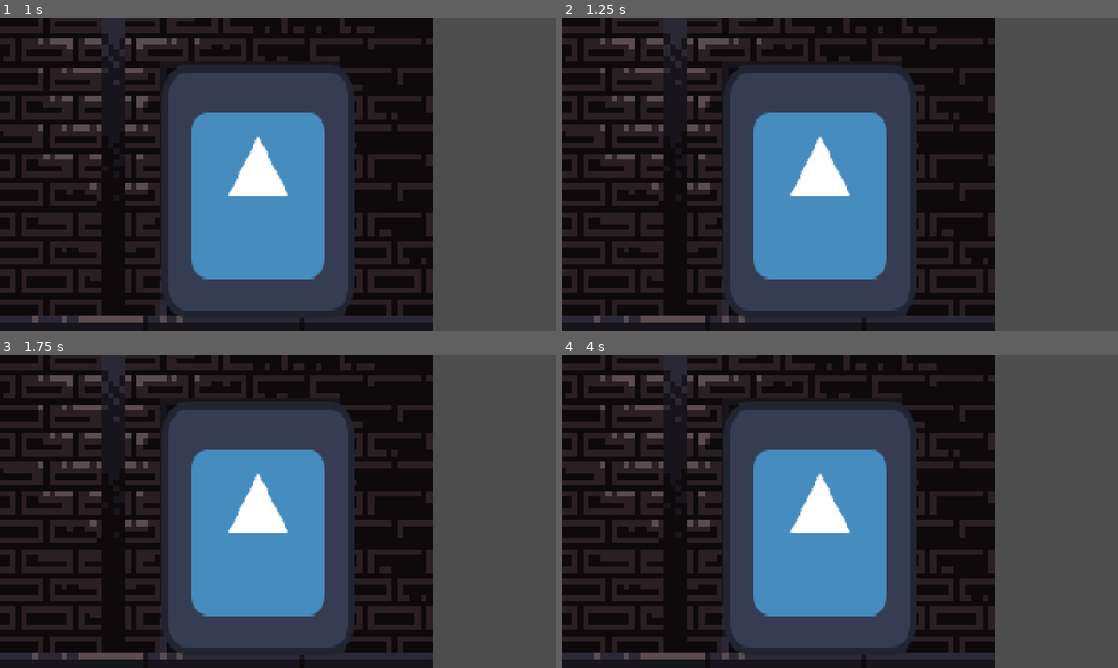
Above: before the commit, frames 1-4 (two rows, left to right).
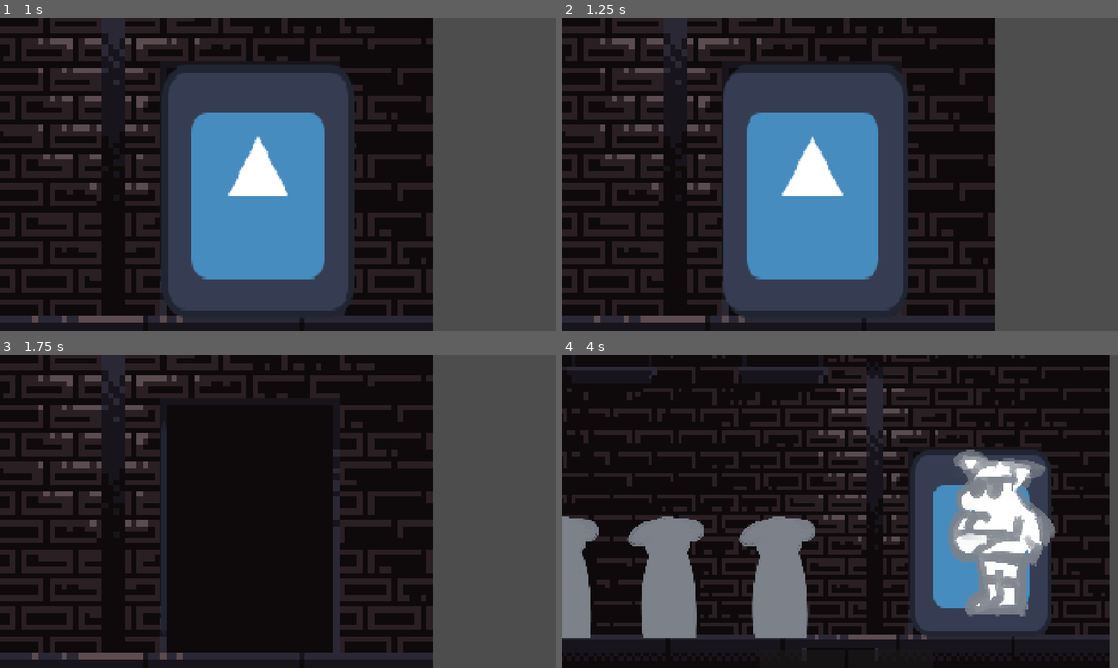
Above: after the commit, the same moments.

Repository: benjamin051000/ruff-night-out
Game: Godot game, scene res://src/core/main.tscn
Same seed, same stepped clock (60 frames per second), same inputs: the game is played once before the commit and once after it. The engine's default icon, where the game draws it, is replaced by a stand-in: a white triangle on a blue panel in a dark square.
Inputs (mouse positions are in pixels of both pictures, inside the frame that each line leads up to):
- Up to frame 1 (1 s): tap Enter at 0.5 s; move the mouse to (400, 158) at 0.52 s; click (400, 158) at 0.67 s
- Up to frame 2 (1.25 s): no input
- Up to frame 3 (1.75 s): move the mouse to (166, 527) at 1.27 s; click (166, 527) at 1.42 s
- Up to frame 4 (4 s): move the mouse to (895, 442) at 2.02 s; click (895, 442) at 2.17 s; tap Space at 2.75 s; move the mouse to (812, 574) at 2.77 s; click (812, 574) at 2.92 s; move the mouse to (1006, 558) at 3.52 s; click (1006, 558) at 3.67 s

Frame 1 is identical in both runs. In frame 2, 4.4% of the frame differs, in the area x 29-64%, y 17-94%; in frame 3, 26%; in frame 4, 75%, in the area x 0-99%, y 0-100%.
Error before the commit: Parse Error: Identifier "Global" not declared in the current scope. (res://src/core/main.gd:43)

Commit message:
fix missing autoload global.gd
Signed-off-by: Benjamin Wheeler <benjaminwheeler0510@gmail.com>

Diff:
--- a/project.godot
+++ b/project.godot
@@ -15,6 +15,14 @@
 config/features=PackedStringArray("4.7", "Mobile")
 config/icon="res://icon.svg"
 
+[audio]
+
+buses/default_bus_layout="uid://cty7waj42h2u6"
+
+[autoload]
+
+Global="*uid://bj517plvu23ec"
+
 [display]
 
 window/size/viewport_width=1920
